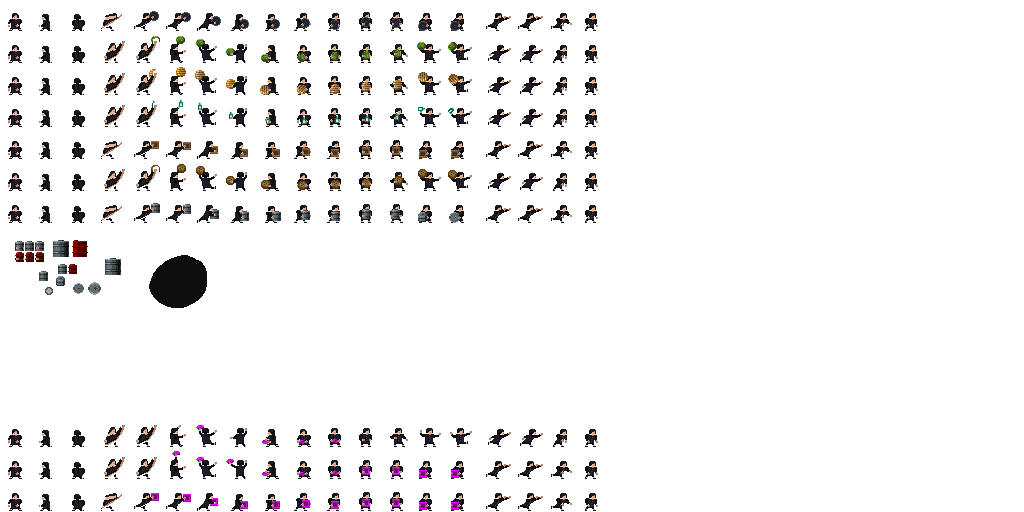
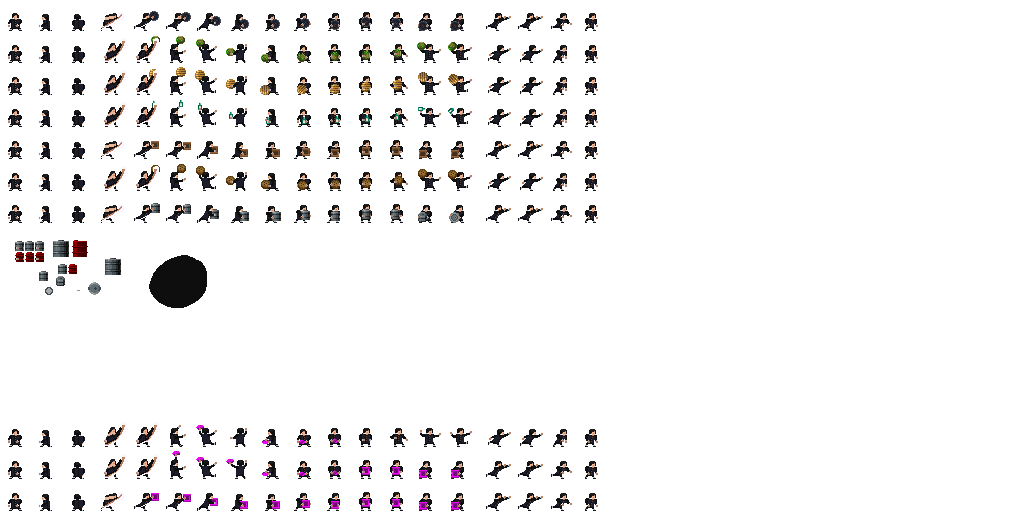
The second w=1024, h=512 image is a revision of the first. Changes to its layers:
painted on "projectile layer" over (x1=73, y1=212, x2=460, y2=294)
